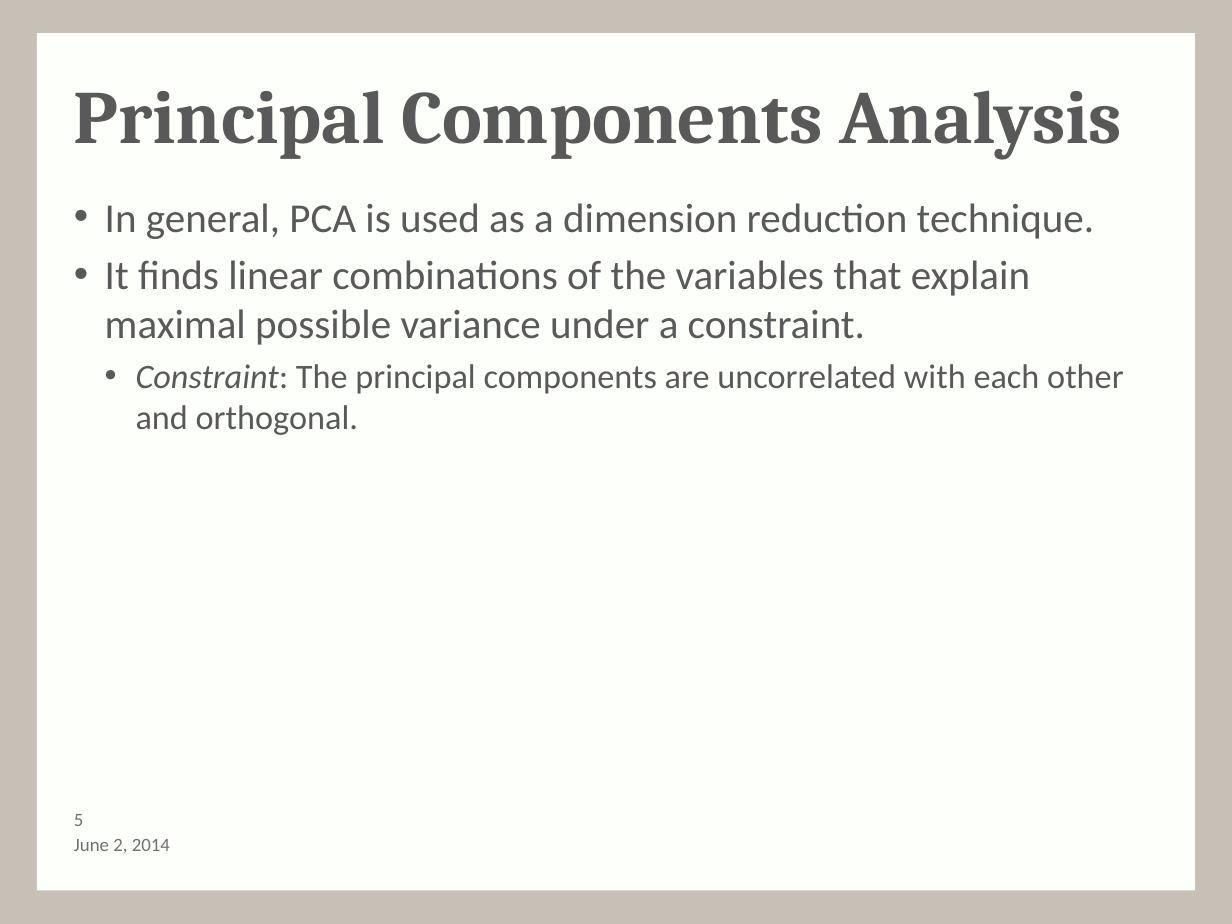
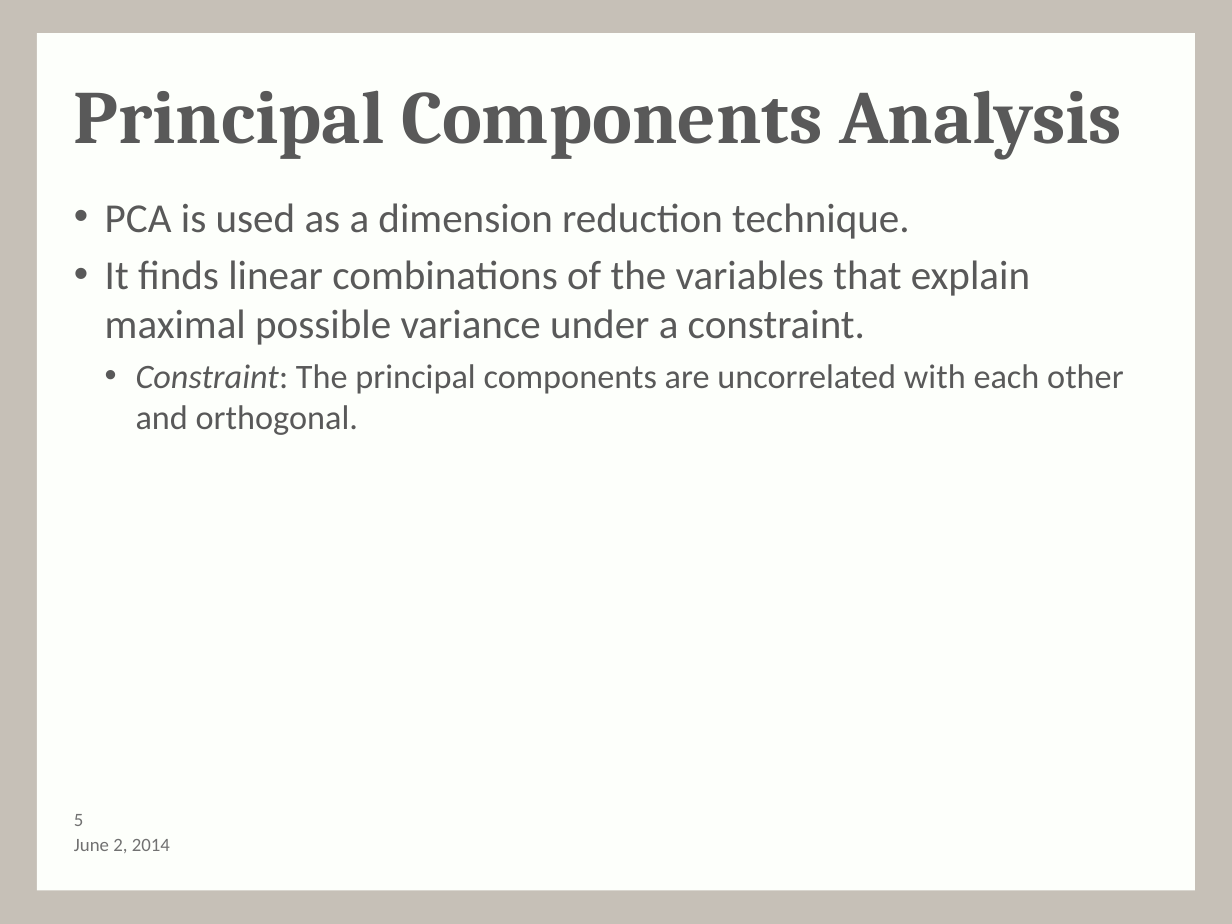
Before and after one commit to andy-olstad/POGSproj3, a slide deck: slide 5 of Project3_presentation-1.pptx. Drawn at 1232x924 pixels with LibreOffice and Linux fonts; fonts in the diff are those of the drawing; background and template pictures are left out. Boxes give left, top, right and bottom in pixels: in the first picture for what was removed or moved away, otherwise in the second. Text is boxed around its words. In the diff, an @@ line names an element or a change of style, - is before the commit and + after.

```diff
--- a/Project3_presentation-1.pptx
+++ b/Project3_presentation-1.pptx
@@ text at [105, 203, 910, 239]: text changed @@
-• In general, PCA is used as a dimension reduction technique.
+• PCA is used as a dimension reduction technique.
```
Also in this commit, not shown: 6 other slides changed.
